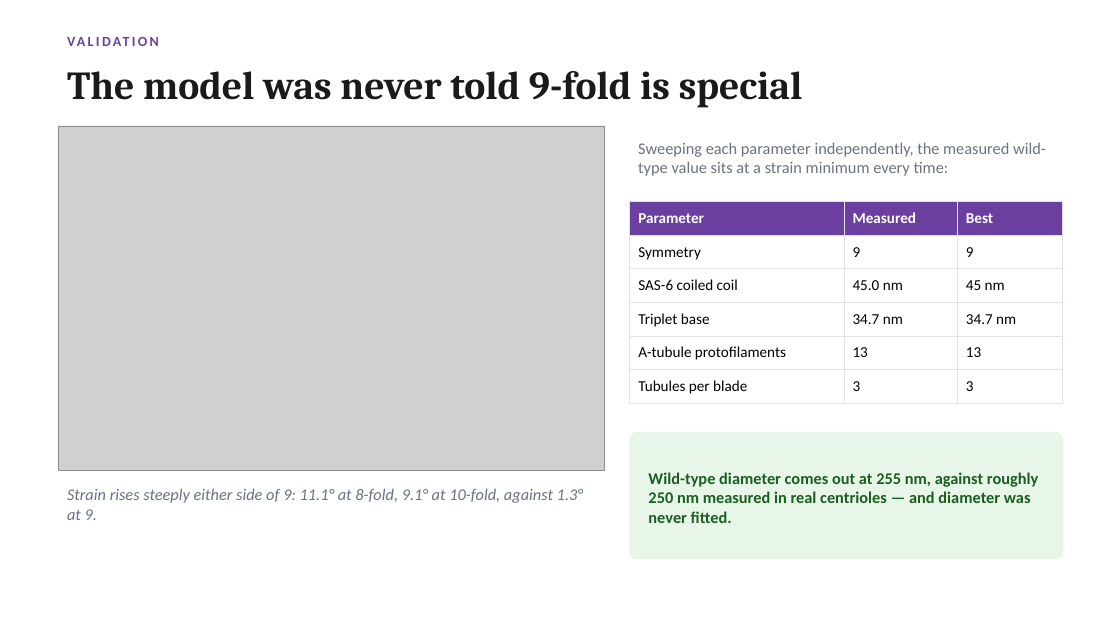
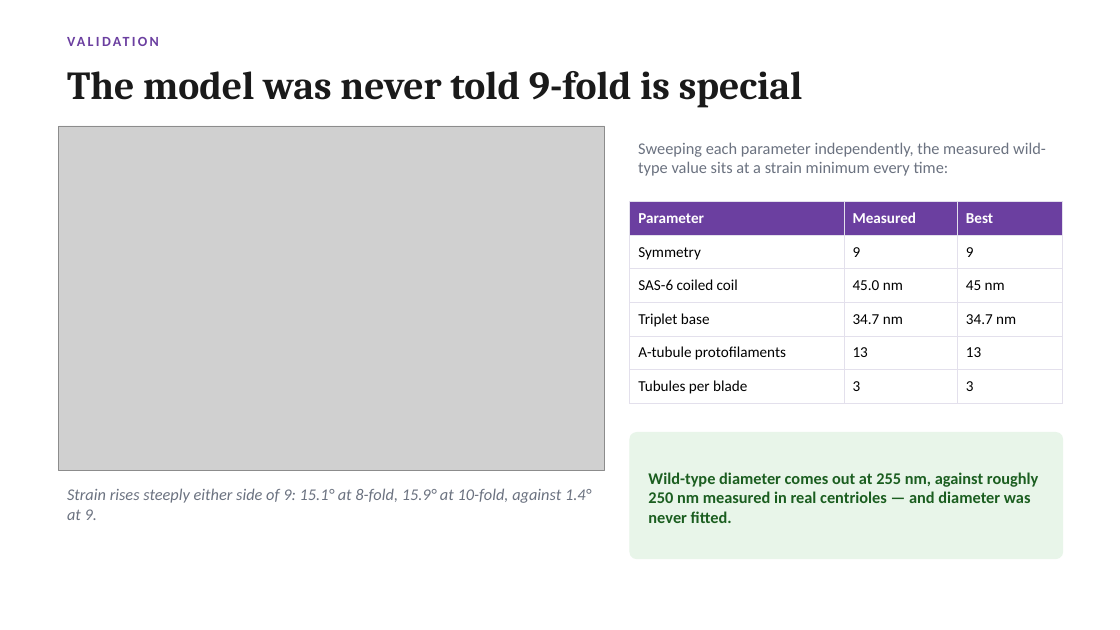
Before and after one commit to UPGON/CenGeometry, a slide deck: slide 15 of presentations/01_CenGeometry_Introduction.pptx (slide 8 before the commit). Drawn at 1120x630 pixels with LibreOffice and Linux fonts; fonts in the diff are those of the drawing; grey boxes stand for pictures. Boxes give left, top, right and bottom in pixels: in the first picture for what was removed or moved away, otherwise in the second. Text is boxed around its words. In the diff, an @@ line names an element or a change of style, - is before the commit and + after.

```diff
--- a/presentations/01_CenGeometry_Introduction.pptx
+++ b/presentations/01_CenGeometry_Introduction.pptx
@@ text at <box>67,488,591,520</box>: text changed @@
-Strain rises steeply either side of 9: 11.1° at 8-fold, 9.1° at 10-fold, against 1.3° at 9.
+Strain rises steeply either side of 9: 15.1° at 8-fold, 15.9° at 10-fold, against 1.4° at 9.
```
Also in this commit, not shown: 1 other slide changed, 7 slides added, 28 other files.
